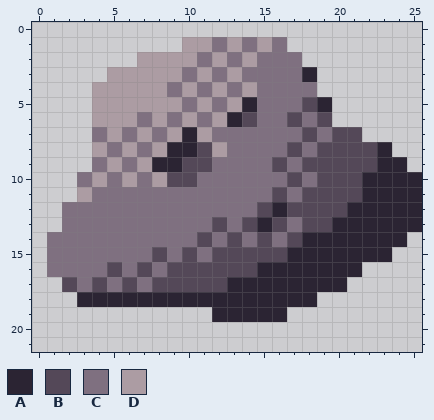
Pixel-art file: Assets/Textures/Backgrounds/StaticObjects/asteroid_large.aseprite. Above is the file before it was changed.
26x22 pixels, 1 frame.
Palette (. is transparent): A #2b2433  B #544858  C #7f7080  D #ac9ca3
The same view after the edit:
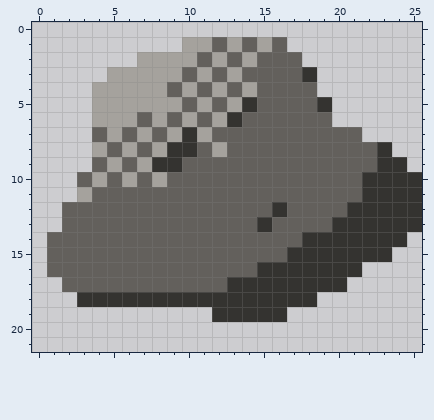
Changes in this commit:
@@ palette @@
-A #2b2433
+A #343330
-C #7f7080
+C #63605c
-D #ac9ca3
+D #a5a29d
@@ x 0..25 @@
  4 ....DDDDDCDCDCDCCCC.......
- 5 ....DDDDDDCDCDACCCBA......
- 6 ....DDDCDCDCDABCCBCB......
- 7 ....CDCDCDADCCCCCCBCBB....
- 8 ....DCDCDAABDCCCCBCBBBBA..
- 9 ....CDCDAABBCCCCBCBBBBBAA.
-10 ...CDCDCDBBCCCCCCBCBBBAAAA
-11 ...DCCCCCCCCCCCCBCBBBBAAAA
-12 ..CCCCCCCCCCCCCBABBBBAAAAA
-13 ..CCCCCCCCCCBCBABCBBAAAAAA
-14 .CCCCCCCCCCBCBCBCBAAAAAAA.
-15 .CCCCCCCBCBCBBBBBAAAAAAA..
-16 .CCCCBCBCBBBBBBAAAAAAA....
-17 ..BCBCBCBBBBBAAAAAAAA.....
+ 5 ....DDDDDDCDCDACCCCA......
+ 6 ....DDDCDCDCDACCCCCC......
+ 7 ....CDCDCDADCCCCCCCCCC....
+ 8 ....DCDCDAACDCCCCCCCCCCA..
+ 9 ....CDCDAACCCCCCCCCCCCCAA.
+10 ...CDCDCDCCCCCCCCCCCCCAAAA
+11 ...DCCCCCCCCCCCCCCCCCCAAAA
+12 ..CCCCCCCCCCCCCCACCCCAAAAA
+13 ..CCCCCCCCCCCCCACCCCAAAAAA
+14 .CCCCCCCCCCCCCCCCCAAAAAAA.
+15 .CCCCCCCCCCCCCCCCAAAAAAA..
+16 .CCCCCCCCCCCCCCAAAAAAA....
+17 ..CCCCCCCCCCCAAAAAAAA.....
 18 ...AAAAAAAAAAAAAAAA.......
Where, in picture pixels (left, top, right, bottom), the same in both pictures:
changed: (47, 37, 422, 322)
